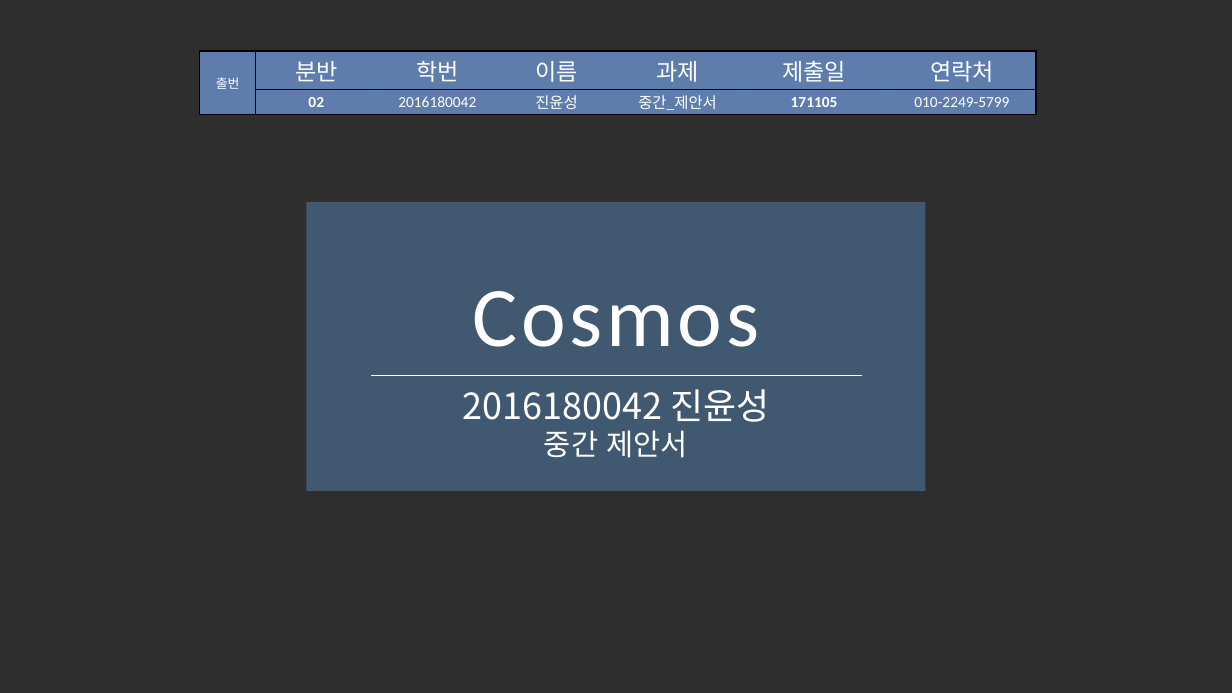
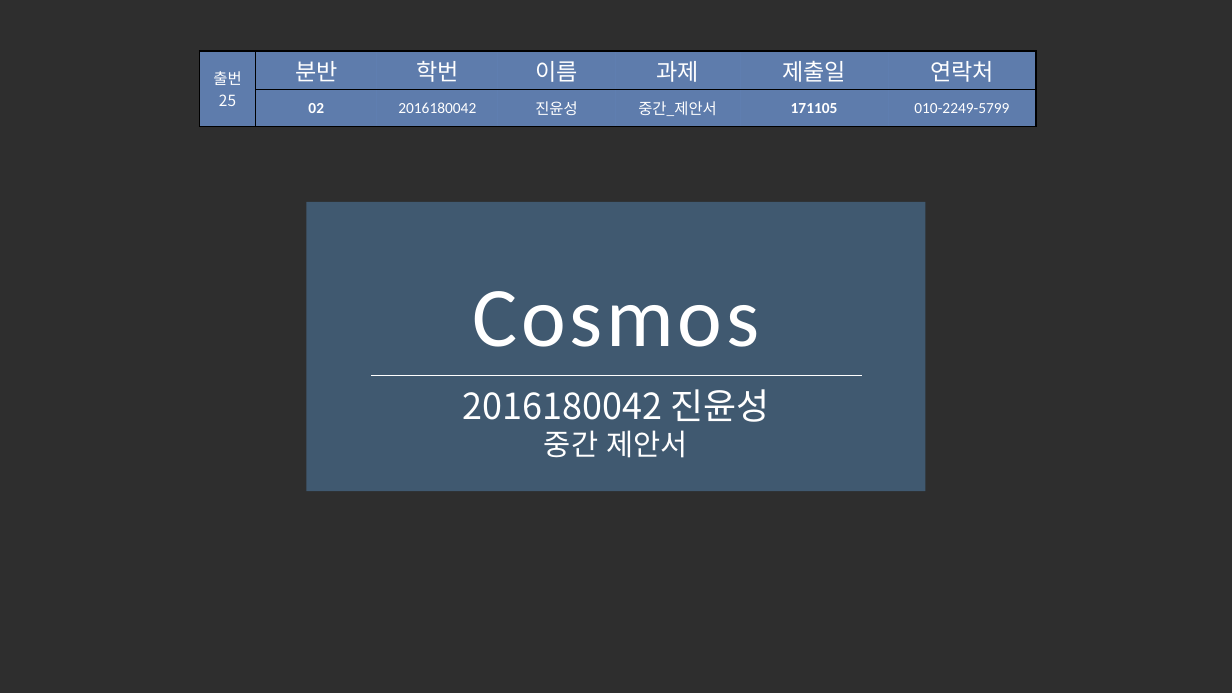
Before and after one commit to iconstudio/2017-Platformer, a slide deck: slide 1 of slides/Cosmos_20171105.pptx. Drawn at 1232x693 pixels with LibreOffice and Linux fonts; fonts in the diff are those of the drawing; background and template pictures are left out; a plain dark background stands for a picture behind light text. Boxes give left, top, right and bottom in pixels: in the first picture for what was removed or moved away, otherwise in the second. Text is boxed around its words. In the diff, an @@ line names an element or a change of style, - is before the commit and + after.

Commit message:
Attendance number added.

```diff
--- a/slides/Cosmos_20171105.pptx
+++ b/slides/Cosmos_20171105.pptx
@@ table at (200, 51, 1036, 120) @@
-row 1, column 1: 출번
+row 1, column 1: 출번 / 25
```
